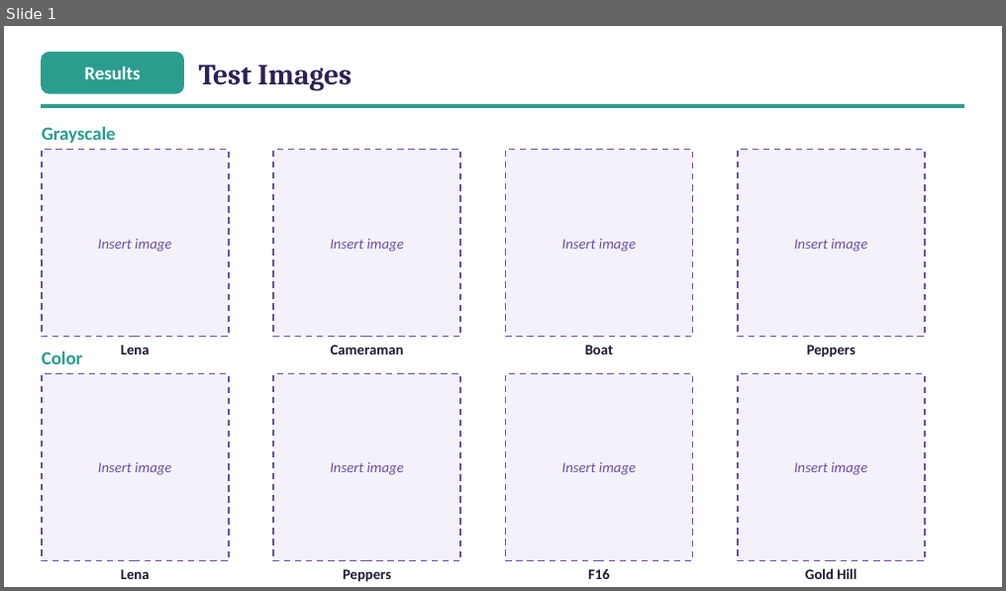
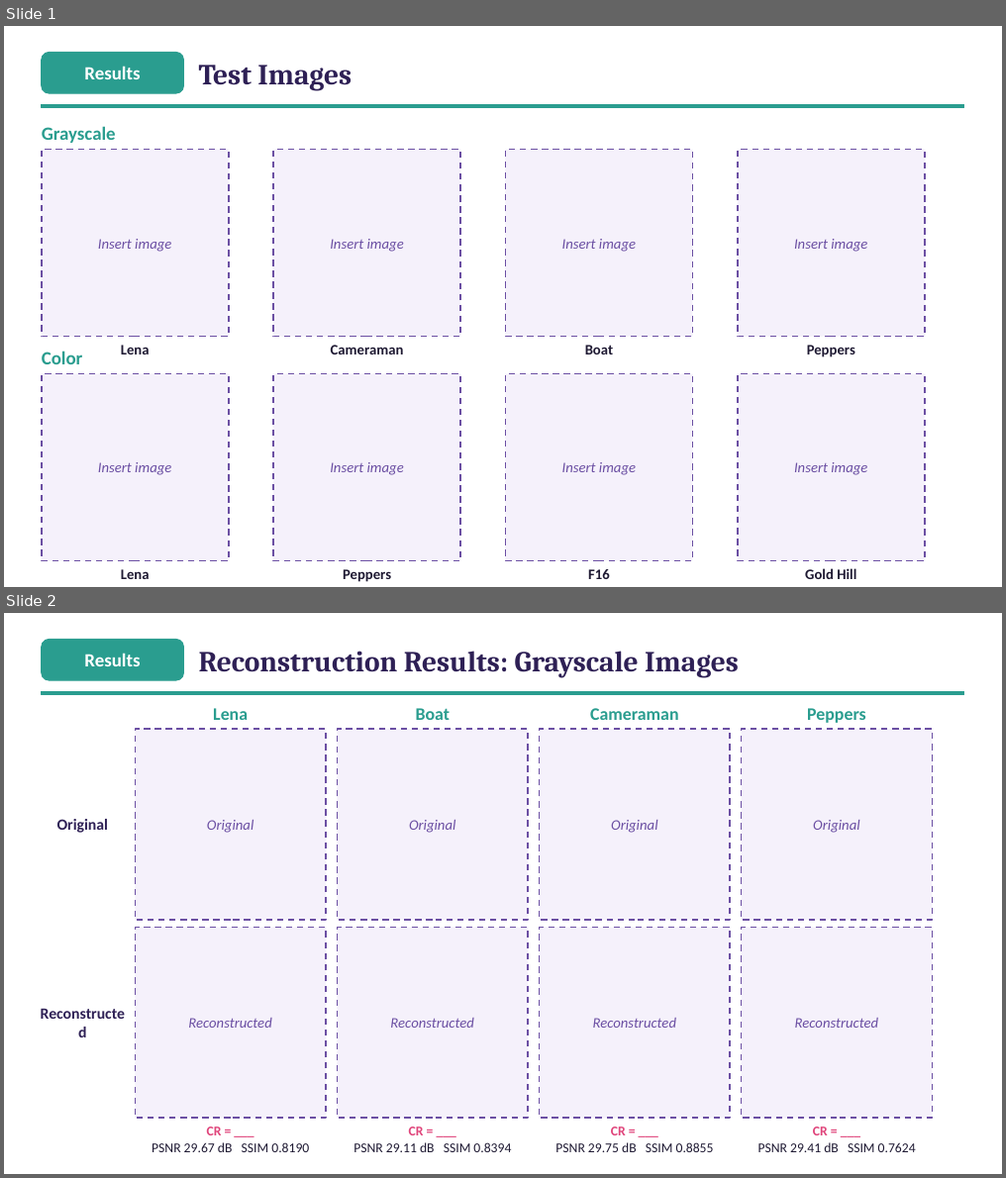
Before and after one commit to ibtihal-cpu/mihk, a slide deck: results/seminar/figs/results_images.pptx. Shown one above the other, each under a label of ours: slide 1 before the commit, slides 1 and 2 after it. The pictures are 1006x591 and 1006x1178 pixels, drawn with LibreOffice and Linux fonts; fonts in the diff are those of the drawing. Boxes give left, top, right and bottom in pixels: in the first picture for what was removed or moved away, otherwise in the second. Text is boxed around its words. In the diff, an @@ line names an element or a change of style, - is before the commit and + after.

```diff
--- a/results/seminar/figs/results_images.pptx
+++ b/results/seminar/figs/results_images.pptx
@@ slide 2 added at box(4, 613, 1002, 1174), background #FFFFFF @@
@@ rounded rectangle added at box(42, 639, 183, 680), fill #2A9D8F, outline #2A9D8F 1 pt @@
@@ text added at box(84, 653, 140, 666), 18 pt, text #FFFFFF, bold @@
+Results
@@ text added at box(199, 651, 739, 677), 28 pt, text #2E2055, bold @@
+Reconstruction Results: Grayscale Images
@@ rectangle added at box(42, 691, 964, 694), fill #2A9D8F, outline #2A9D8F 1 pt @@
@@ rectangle added at box(135, 729, 326, 920), fill #F5F1FB, outline #6B4FA3 1.5 pt dashed @@
@@ text added at box(213, 708, 248, 720), 17 pt, text #2A9D8F, bold @@
+Lena
@@ rectangle added at box(338, 729, 528, 920), fill #F5F1FB, outline #6B4FA3 1.5 pt dashed @@
@@ text added at box(416, 708, 450, 720), 17 pt, text #2A9D8F, bold @@
+Boat
@@ rectangle added at box(540, 729, 731, 920), fill #F5F1FB, outline #6B4FA3 1.5 pt dashed @@
@@ text added at box(590, 708, 679, 720), 17 pt, text #2A9D8F, bold @@
+Cameraman
@@ rectangle added at box(742, 729, 933, 920), fill #F5F1FB, outline #6B4FA3 1.5 pt dashed @@
@@ text added at box(807, 708, 866, 723), 17 pt, text #2A9D8F, bold @@
+Peppers
@@ text added at box(57, 819, 108, 833), 15 pt, text #2E2055, bold @@
+Original
@@ text added at box(207, 820, 253, 833), 14 pt, text #6B4FA3, italic @@
+Original
@@ text added at box(409, 820, 455, 833), 14 pt, text #6B4FA3, italic @@
+Original
@@ text added at box(611, 820, 657, 833), 14 pt, text #6B4FA3, italic @@
+Original
@@ text added at box(813, 820, 859, 833), 14 pt, text #6B4FA3, italic @@
+Original
@@ text added at box(38, 928, 128, 1118), 15 pt, text #2E2055, bold @@
+Reconstructed
@@ rectangle added at box(135, 928, 326, 1118), fill #F5F1FB, outline #6B4FA3 1.5 pt dashed @@
@@ rectangle added at box(338, 928, 528, 1118), fill #F5F1FB, outline #6B4FA3 1.5 pt dashed @@
@@ rectangle added at box(540, 928, 731, 1118), fill #F5F1FB, outline #6B4FA3 1.5 pt dashed @@
@@ rectangle added at box(742, 928, 933, 1118), fill #F5F1FB, outline #6B4FA3 1.5 pt dashed @@
@@ text added at box(188, 1018, 271, 1028), 14 pt, text #6B4FA3, italic @@
+Reconstructed
@@ text added at box(390, 1018, 473, 1028), 14 pt, text #6B4FA3, italic @@
+Reconstructed
@@ text added at box(593, 1018, 676, 1028), 14 pt, text #6B4FA3, italic @@
+Reconstructed
@@ text added at box(795, 1018, 878, 1028), 14 pt, text #6B4FA3, italic @@
+Reconstructed
@@ text added at box(152, 1127, 309, 1153), 13 pt, text #1F1A33 @@
+CR = ___
+PSNR 29.67 dB SSIM 0.8190
@@ text added at box(353, 1127, 511, 1153), 13 pt, text #1F1A33 @@
+CR = ___
+PSNR 29.11 dB SSIM 0.8394
@@ text added at box(555, 1127, 714, 1153), 13 pt, text #1F1A33 @@
+CR = ___
+PSNR 29.75 dB SSIM 0.8855
@@ text added at box(758, 1127, 916, 1153), 13 pt, text #1F1A33 @@
+CR = ___
+PSNR 29.41 dB SSIM 0.7624
```
Also in this commit, not shown: 1 other slide added, 4 slides removed, 1 other file.
